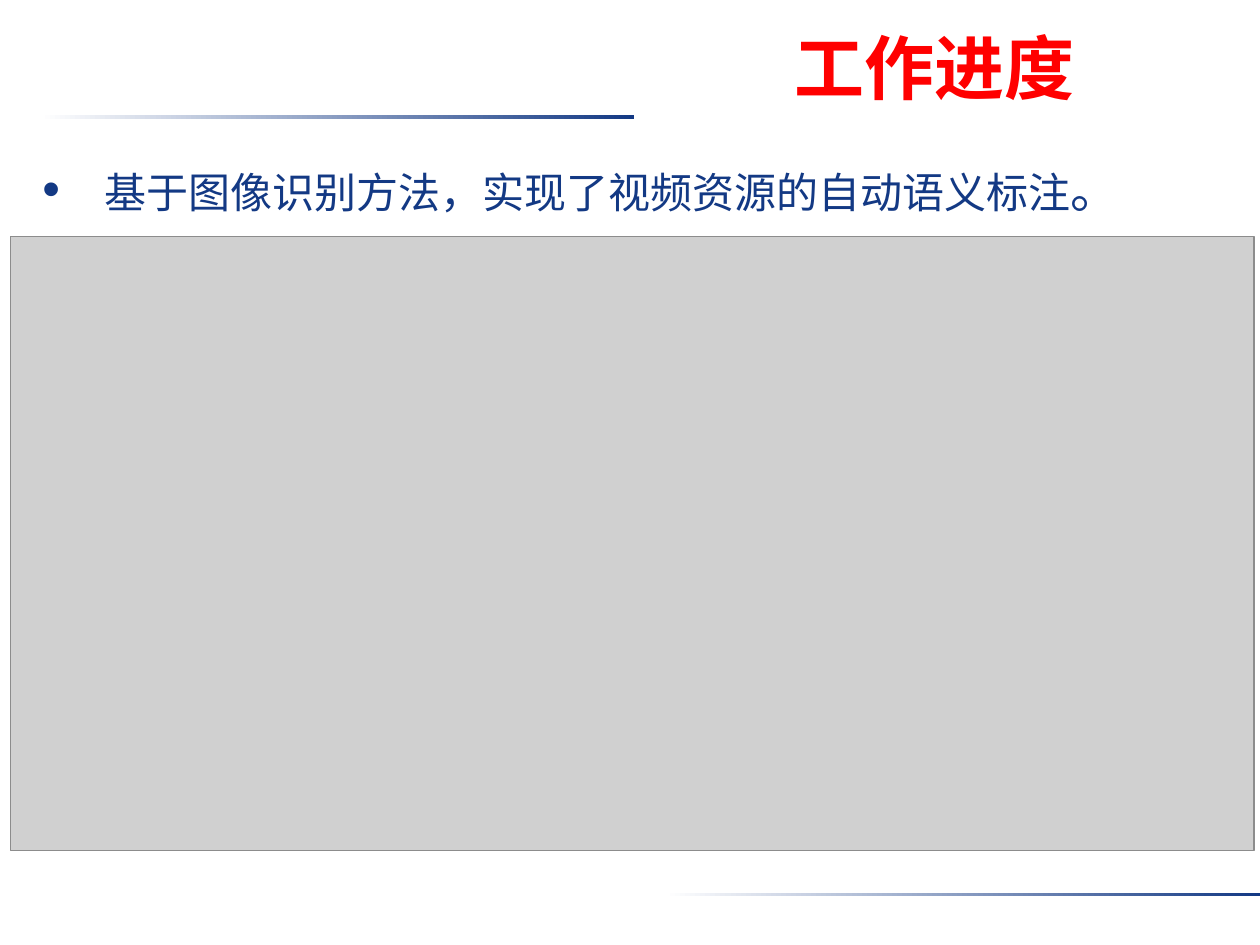
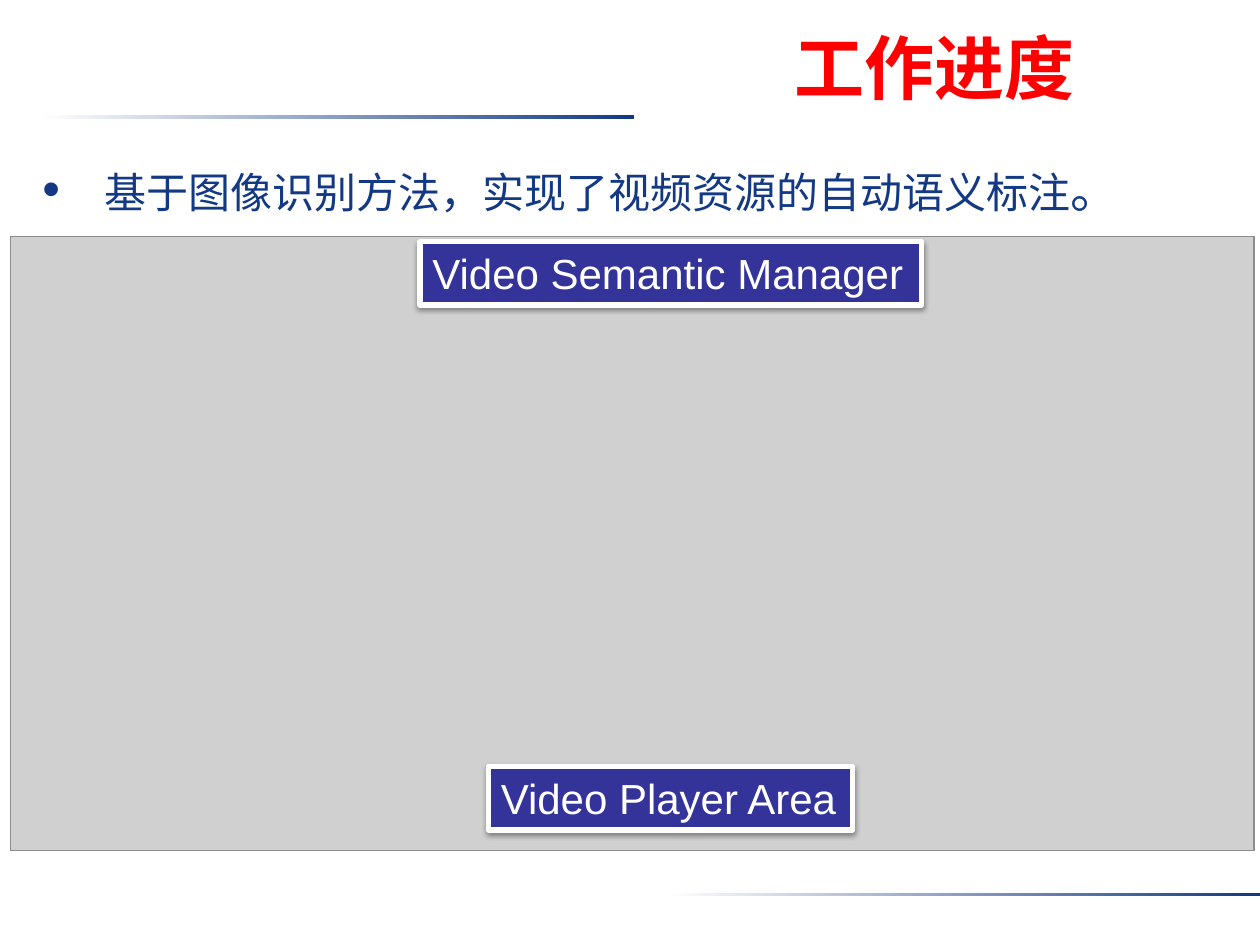
Before and after one commit to donhatquang/semantic, a slide deck: slide 10 of doc/大论文/中期答辩.pptx (slide 9 before the commit). Drawn at 1260x945 pixels with LibreOffice and Linux fonts; fonts in the diff are those of the drawing; grey boxes stand for pictures; background and template pictures are left out. Boxes give left, top, right and bottom in pixels: in the first picture for what was removed or moved away, otherwise in the second. Text is boxed around its words. In the diff, an @@ line names an element or a change of style, - is before the commit and + after.

```diff
--- a/doc/大论文/中期答辩.pptx
+++ b/doc/大论文/中期答辩.pptx
@@ rectangle added at [420,242,921,305], fill #333399, outline #FFFFFF 3 pt, 24 pt, text #FFFFFF @@
+Video Semantic Manager
@@ rectangle added at [489,766,853,829], fill #333399, outline #FFFFFF 3 pt, 24 pt, text #FFFFFF @@
+Video Player Area
```
Also in this commit, not shown: 9 other slides changed, 1 slide added, 1 other file.
